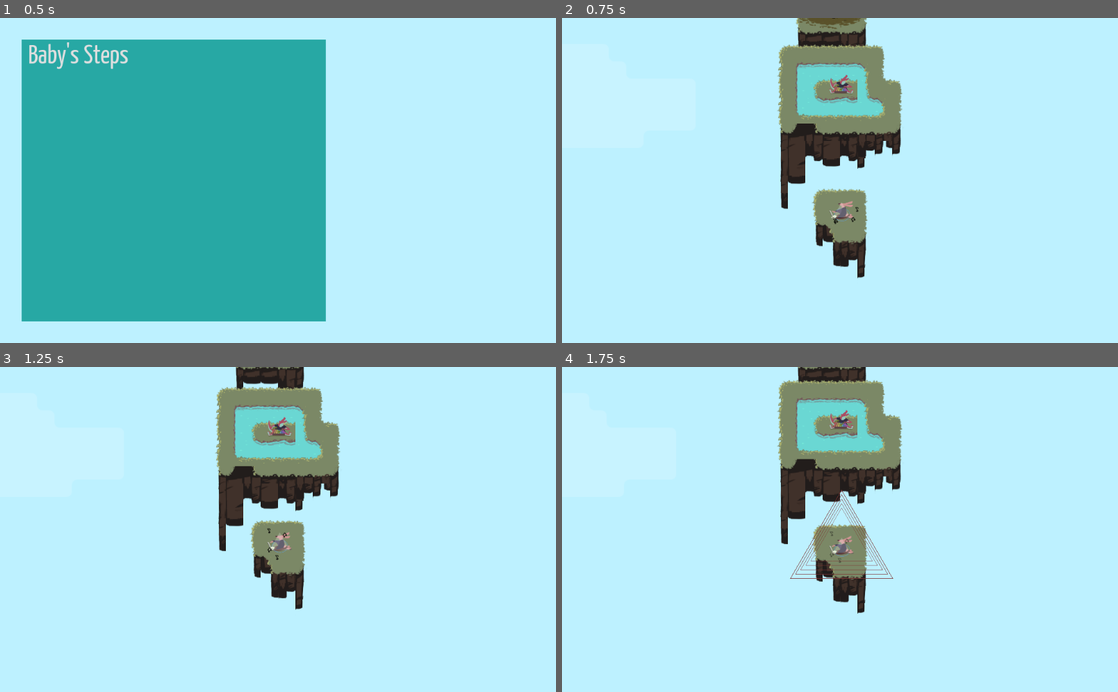
Above: before the commit, frames 1-4 (two rows, left to right).
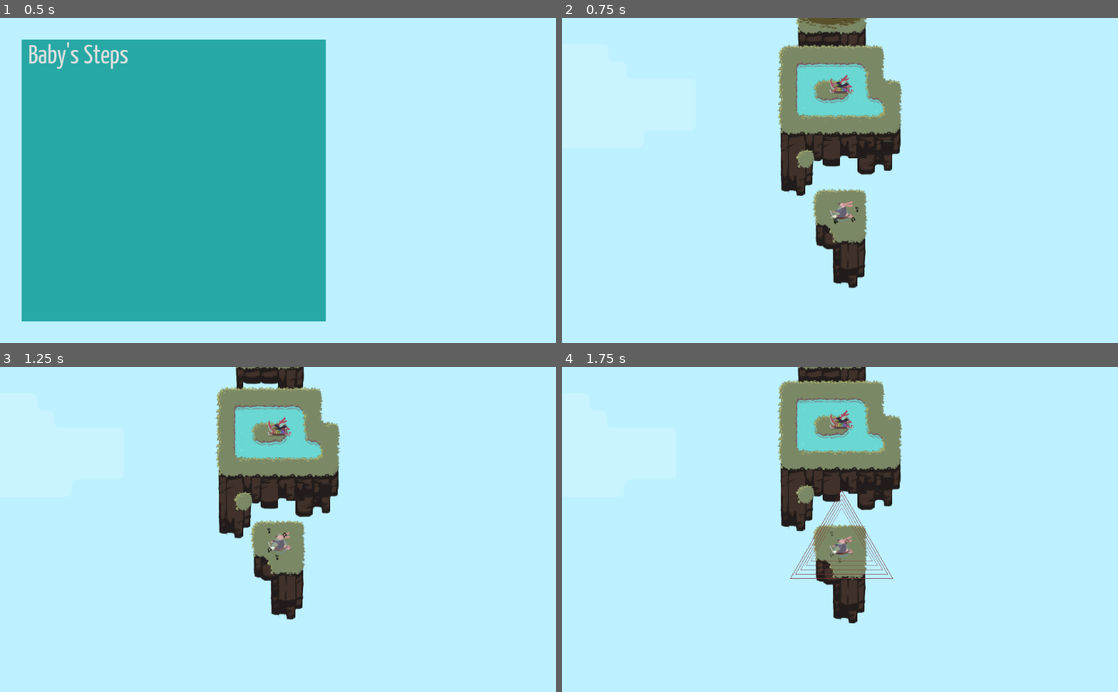
Above: after the commit, the same moments.

Repository: uspgamedev/skyjammers
Game: Godot game, scene res://menus/stage-selector/main.tscn
Same seed, same stepped clock (60 frames per second), same inputs: the game is played once before the commit and once after it. Sound files missing from this copy of the repository are replaced by a short silence.
Inputs:
- Up to frame 1 (0.5 s): no input
- Up to frame 2 (0.75 s): click "Baby's Steps" at 0.5 s
- Up to frame 3 (1.25 s): no input
- Up to frame 4 (1.75 s): hold Space (action_play) from 1.28 s (still down)

Frame 1 is identical in both runs. In frame 2, 1.6% of the frame differs, in the area x 39-60%, y 18-84%; in frame 3, 1.6%; in frame 4, 1.6%.

Commit message:
Fix stage00 cliff tiles

Diff:
--- a/game/stages/stage00.tscn
+++ b/game/stages/stage00.tscn
@@ -13,6 +13,7 @@
 
 [node name="Island3" parent="Instruments" index="0" instance=ExtResource( 2 )]
 
+editor/display_folded = true
 tile_data = PoolIntArray( -589827, 0, 0, -589826, 1, 0, -589825, 1, 0, -655360, 1, 0, -655359, 3, 0, -524291, 8, 0, -524290, 5, 0, -524289, 5, 0, -589824, 5, 0, -589823, 7, 0, -458755, 12, 0, -458754, 13, 0, -458753, 17, 0, -524288, 13, 0, -524287, 15, 0 )
 
 [node name="Goal" parent="Instruments/Island3" index="0" instance=ExtResource( 3 )]
@@ -35,18 +36,20 @@
 
 [node name="Under" parent="Instruments/Island" index="1"]
 
-tile_data = PoolIntArray( 262142, 96, 0, 262143, 101, 0, 327678, 100, 0, 327679, 105, 0, 262144, 102, 0, 262145, 99, 0, 327680, 106, 0, 327681, 87, 0, 393217, 91, 0 )
+tile_data = PoolIntArray( 262142, 96, 0, 262143, 66, 0, 327678, 100, 0, 327679, 84, 0, 262144, 102, 0, 262145, 79, 0, 393215, 84, 0, 327680, 106, 0, 327681, 87, 0, 458751, 88, 0, 393216, 90, 0, 393217, 91, 0, 458752, 94, 0 )
 
 [node name="Under2" parent="Instruments/Island" index="2"]
 
-tile_data = PoolIntArray( 327679, 84, 0, 393215, 88, 0 )
+tile_data = PoolIntArray( 327679, 69, 0, 262144, 78, 0, 393215, 88, 0, 327680, 82, 0, 393216, 93, 0 )
 
 [node name="Island2" parent="Instruments" index="2" instance=ExtResource( 2 )]
 
-tile_data = PoolIntArray( -393220, 0, 0, -393219, 1, 0, -393218, 1, 0, -393217, 1, 0, -458752, 1, 0, -458751, 1, 0, -458750, 3, 0, -327684, 4, 0, -327683, 48, 0, -327682, 49, 0, -327681, 50, 0, -393216, 49, 0, -393215, 51, 0, -393214, 7, 0, -262148, 8, 0, -262147, 52, 0, -262146, 32, 0, -262145, 33, 0, -327680, 33, 0, -327679, 40, 0, -327678, 28, 0, -327677, 3, 0, -196612, 4, 0, -196611, 52, 0, -196610, 44, 0, -196609, 45, 0, -262144, 46, 0, -262143, 44, 0, -262142, 51, 0, -262141, 7, 0, -131076, 8, 0, -131075, 60, 0, -131074, 61, 0, -131073, 62, 0, -196608, 61, 0, -196607, 62, 0, -196606, 63, 0, -196605, 11, 0, -65540, 12, 0, -65539, 15, 0, -65538, 12, 0, -65537, 13, 0, -131072, 13, 0, -131071, 13, 0, -131070, 13, 0, -131069, 15, 0 )
+editor/display_folded = true
+tile_data = PoolIntArray( -393220, 0, 0, -393219, 1, 0, -393218, 1, 0, -393217, 1, 0, -458752, 1, 0, -458751, 1, 0, -458750, 3, 0, -327684, 4, 0, -327683, 48, 0, -327682, 49, 0, -327681, 50, 0, -393216, 49, 0, -393215, 51, 0, -393214, 7, 0, -262148, 8, 0, -262147, 52, 0, -262146, 32, 0, -262145, 33, 0, -327680, 35, 0, -327679, 40, 0, -327678, 28, 0, -327677, 3, 0, -196612, 4, 0, -196611, 52, 0, -196610, 44, 0, -196609, 45, 0, -262144, 47, 0, -262143, 44, 0, -262142, 51, 0, -262141, 7, 0, -131076, 8, 0, -131075, 60, 0, -131074, 61, 0, -131073, 62, 0, -196608, 61, 0, -196607, 62, 0, -196606, 63, 0, -196605, 11, 0, -65540, 12, 0, -65539, 13, 0, -65538, 13, 0, -65537, 13, 0, -131072, 13, 0, -131071, 13, 0, -131070, 13, 0, -131069, 15, 0, -3, 0, 0, -2, 3, 0, 65533, 12, 0, 65534, 15, 0 )
 
 [node name="Xylophone" parent="Instruments/Island2" index="0" instance=ExtResource( 5 )]
 
+editor/display_folded = true
 position = Vector2( 0.814499, -136.837 )
 duration = 1.5
 
@@ -56,11 +59,11 @@
 
 [node name="Under" parent="Instruments/Island2" index="1"]
 
-tile_data = PoolIntArray( -65540, 76, 0, -65539, 77, 0, -65538, 78, 0, -65537, 65, 0, -131072, 66, 0, -131071, 98, 0, -131070, 102, 0, -131069, 67, 0, -4, 80, 0, -3, 81, 0, -2, 90, 0, -1, 81, 0, -65536, 90, 0, -65535, 83, 0, -65534, 68, 0, -65533, 71, 0, 65532, 84, 0, 65533, 85, 0, 65534, 94, 0, 65535, 93, 0, 0, 94, 0, 1, 91, 0, 131068, 80, 0, 131069, 93, 0, 196604, 88, 0 )
+tile_data = PoolIntArray( -65540, 76, 0, -65539, 77, 0, -65538, 78, 0, -65537, 65, 0, -131072, 77, 0, -131071, 65, 0, -131070, 65, 0, -131069, 67, 0, -4, 80, 0, -3, 81, 0, -2, 90, 0, -1, 81, 0, -65536, 90, 0, -65535, 66, 0, -65534, 66, 0, -65533, 71, 0, 65532, 84, 0, 65533, 85, 0, 65534, 87, 0, 65535, 93, 0, 1, 69, 0, 2, 70, 0, 131068, 88, 0, 131069, 90, 0, 131070, 91, 0, 196605, 94, 0 )
 
 [node name="Under2" parent="Instruments/Island2" index="2"]
 
-tile_data = PoolIntArray( -131069, 99, 0, -65535, 106, 0, -65534, 103, 0, -65533, 103, 0 )
+tile_data = PoolIntArray( -131069, 99, 0, -65535, 106, 0, -65534, 103, 0, -65533, 103, 0, 65534, 94, 0 )
 
 
 [editable path="Instruments/Island3"]
